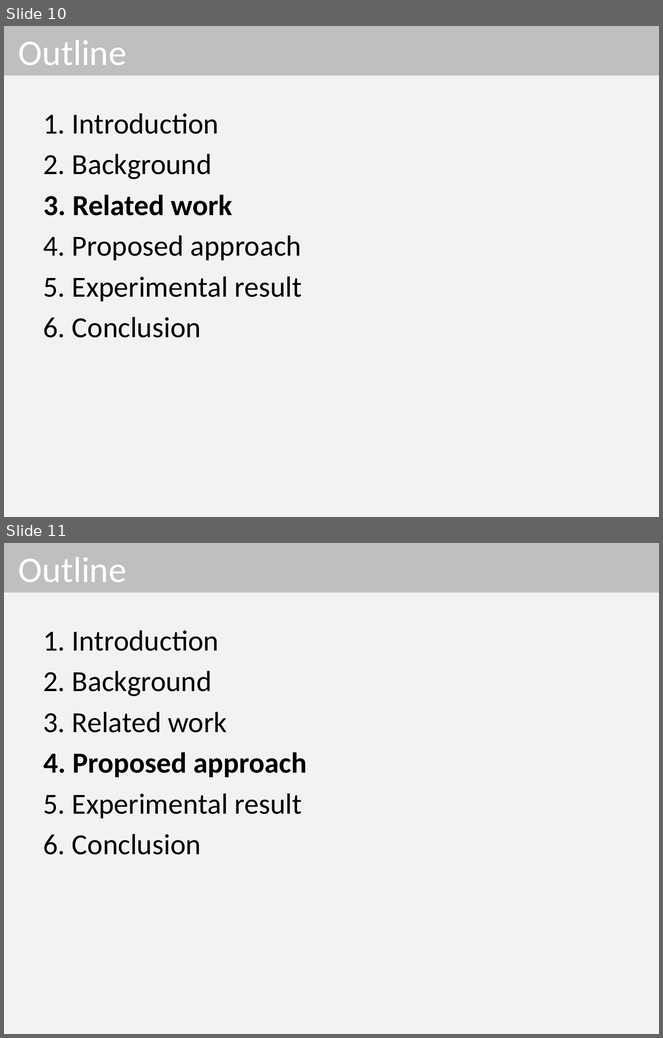
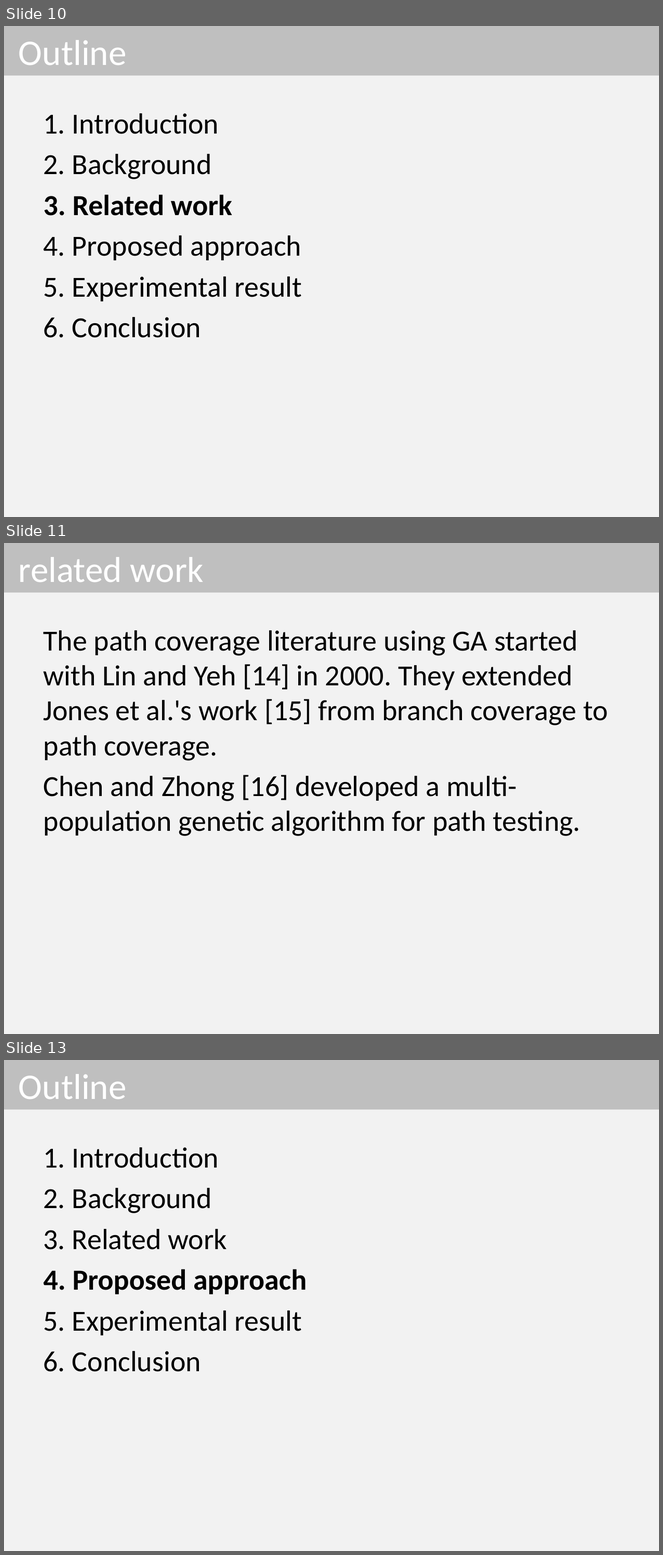
Before and after one commit to dinhngocthi/GAsource, a slide deck: CFT4CUnitSrc/src/report/ACOMP2016_Presentation.pptx. Shown one above the other, each under a label of ours: slides 10 and 11 before the commit, slides 10, 11 and 13 after it; the slides between them are not shown. The pictures are 663x1038 and 663x1555 pixels, drawn with LibreOffice and Linux fonts; fonts in the diff are those of the drawing. Boxes give left, top, right and bottom in pixels: in the first picture for what was removed or moved away, otherwise in the second. Text is boxed around its words. In the diff, an @@ line names an element or a change of style, - is before the commit and + after.

```diff
--- a/CFT4CUnitSrc/src/report/ACOMP2016_Presentation.pptx
+++ b/CFT4CUnitSrc/src/report/ACOMP2016_Presentation.pptx
@@ slide 11 added at (4,543,659,1034), background #F2F2F2 @@
@@ title added at (4,543,659,593), fill #BFBFBF, 39.6 pt, text #FFFFFF @@
+related work
@@ text added at (44,630,608,836), 32 pt, text #000000 @@
+The path coverage literature using GA started with Lin and Yeh [14] in 2000. They extended Jones et al.'s work [15] from branch coverage to path coverage.
+Chen and Zhong [16] developed a multi-population genetic algorithm for path testing.
@@ what was slide 11 is now slide 13 @@
```
Also in this commit, not shown: 2 slides changed, 9 other slides added.
